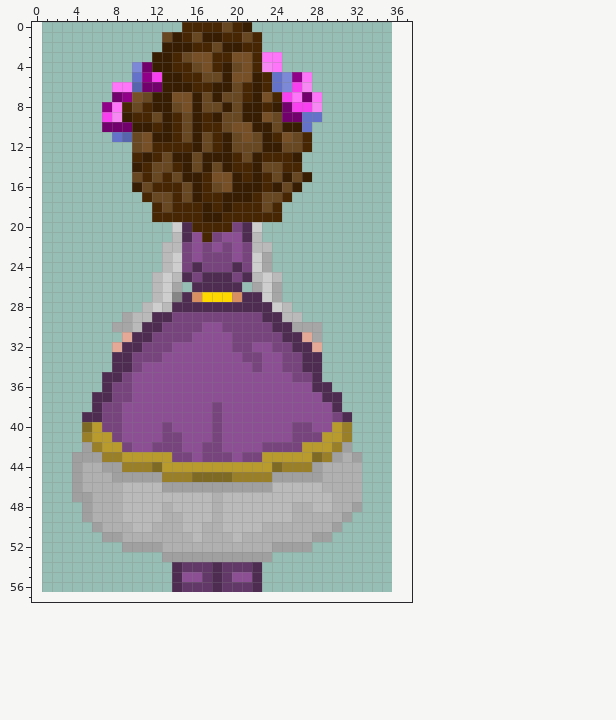
A pixel-art sprite gets an edit: sprites/dinah/Main/Custom/DINKA5.png. The first picture shows the starting point.
The file is 35x58 pixels. Colours within 5 levels of each other are drawn and written as one. The old version is drawn lined up with the new one, on the new canvas.
Once edited:
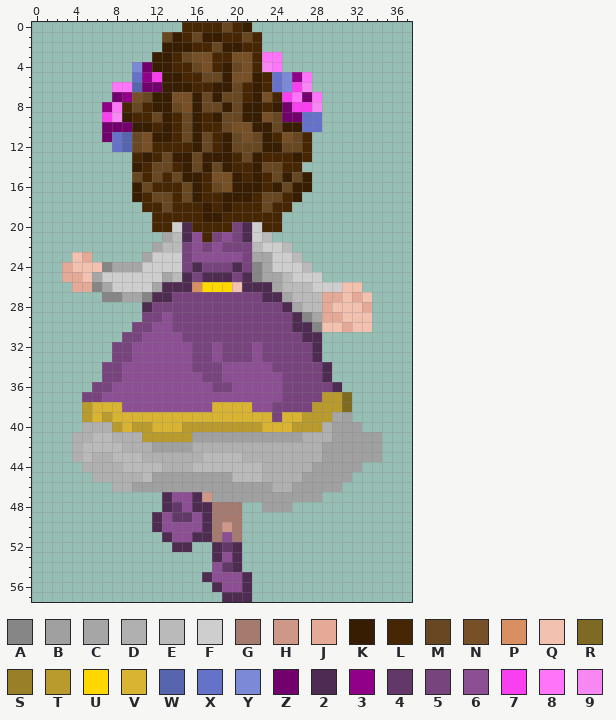
Palette (. is transparent): A #868686  B #a0a0a0  C #a6a6a6  D #b0b0b0  E #bababa  F #cecece  G #a57a6f  H #ce9888  J #e5aa97  K #371e03  L #462603  M #684723  N #785028  P #d89063  Q #f2c1b0  R #7e6a23  S #9a7f29  T #b99a2d  U #ffd800  V #d8b432  W #5765af  X #6473c9  Y #7c89d6  Z #72006d  2 #4e2c52  3 #900088  4 #613867  5 #78447e  6 #8d4f94  7 #f840f0  8 #ff75fa  9 #f788f3
Edits made:
canvas 35x58 -> 38x58, the old top-left corner now at 1,-1 (the part of the old canvas that was cut away was empty and is not shown)
@@ x 0..37 @@
  9 .......79KLLMKLMKLKMMKKNMZZXX.........
-10 .......ZZZKKLKLMKLLMNNKKMKKX..........
-11 ........XWMNKKLMKMLKMNMKLNML..........
-12 ..........MNLLLLKMLKMMMKKMML..........
-13 ..........LKLMKKMKKKLMKLLLK...........
+10 .......ZZZKKLKLMKLLMNNKKMKKXX.........
+11 .......ZXWMNKKLMKMLKMNMKLNML..........
+12 ........XWMNLLLLKMLKMMMKKMML..........
+13 ..........LKLMKKMKKKLMKLLLKL..........
 14 ..........KLMMLKMKMKLLKMMLL...........
 15 ..........MLMLMKKLNNKLKLMKMK..........
-16 ..........KMLLLMKLMNKKKLKMK...........
-17 ...........LMMLMKLLKKKLMML............
-18 ............LMLLLKLKLLLML.............
+16 ..........KMLLLMKLMNKKKLKMKK..........
+17 ..........KLMMLMKLLKKKLMMLK...........
+18 ...........LLMLLLKLKLLLMLL............
 19 ............LLLLLKKLLLLLL.............
-20 ..............F2LLLL52F...............
-21 ..............E26L5662E...............
-22 .............EE5656565EE..............
-23 .............EF5655565FC..............
-24 .............EF5255525FC..............
-25 ............EFE2522252EFE.............
-26 ............EFC.22222.CFC.............
-27 ............EFA2PUUUP22FC.............
-28 ...........EFE2222222222FE............
-29 .........CEE2255555555522EE...........
-30 ........CCE225555665555522CCC.........
-31 .........J22555566665555522JC.........
-32 ........J2255566666655665522J.........
-33 ........225556666666655665522.........
-34 ........225666666666665665522.........
-35 .......2256666666666666666552.........
-36 .......25566666666666666666622........
-37 ......2255666666666666666666622.......
-38 ......2556666666665666666666662.......
-39 .....225566666666656666666666652......
-40 .....RT55666656666566666665566TS......
-41 .....STT566665566656666666555TTS......
-42 .....BSTT566555665566665555TTTSB......
-43 ....BBBSSTTTTT556555655TTTTTRSBDB.....
-44 ....BDDBBSSSRTTTTTTTTTTTRSSSBDDDD.....
-45 ....BDDDBBBBBSSSRRRRSSSSBBBBBDDDD.....
-46 ....BDDDDEEEEBBBBBBBBBBBEEEEEDDDD.....
-47 ....BBDDDEEEEEEEEEDEEEEEEEEEEEDDD.....
-48 .....BDDDEEEEDEEEEDEEEEEEEDDEEDDB.....
-49 .....BDDDEEEEDDEEEDEEEEEEEDDDDDB......
-50 ......BDDDEEDDDEEDDEEEEDDDDDDDB.......
-51 .......BBDDDDDDDEDDDEDDDDDDDBB........
-52 .........BBBBDDDDDDDDDDDBBBB..........
-53 .............BBBBBBBBBBB..............
-54 ..............244424442...............
-55 ..............266424662...............
-56 ..............244424442...............
-57 ......................................
+20 ............LLF2LLLL52FLL.............
+21 .............CE26L5652FE..............
+22 ............CEE5656555EFFE............
+23 ....QJ.....CFFF5666665CCFFE...........
+24 ...JQQQACCCFFFF5255525ACFFFE..........
+25 ...JJQCFFFFFFCE2522252ACCEFFF.........
+26 ....JJACFFFFC222PUUUQ222CEEEFFFQQ.....
+27 .......AACCA2255555555522CEEEJJQJQ....
+28 ...........255555555555552CEEJQQQJ....
+29 ...........5565555555555552ACJJQQQ....
+30 ..........556655555555555522AQQJQQ....
+31 .........55666655555555555522.........
+32 ........556666665565556555552.........
+33 ........556666665565556555552.........
+34 .......55666666655566666555552........
+35 .......55666666665566666655552........
+36 ......5566666666665566666555552.......
+37 .....556666666666666666665555TTR......
+38 .....TVVV666666666VVVV665555TTTR......
+39 .....TVTVVVVVVVVVVVVVVVV5VVTTTCB......
+40 .....DDDTVTTVVVTTTTTTTTVVVTTTDBBB.....
+41 ....DDEEDDDTTTTTBBBBBBBBBBBDDDBBBBB...
+42 ....DEEEEDDDBBBBDDDDDDDDDDDDDBBBBBB...
+43 ....DEDDEEEDDDDDDEEEEDDDDDDDDBBBBBB...
+44 .....DDDDEEEEDDDEEEEEEEDDDDDBBBBB.....
+45 ......DDDDDEBBBBBBBBEEEDDDDBBBBB......
+46 ........DDBBBBBBBBBBBBBBDDBBBBB.......
+47 .............2662HBBBBBBBBBBB.........
+48 .............24622GGG..BBB............
+49 ............264462GGG.................
+50 ............266662GHG.................
+51 .............26622G6G.................
+52 ..............22..242.................
+53 ..................262.................
+54 ..................642.................
+55 .................26662................
+56 ..................2662................
+57 ...................222................
